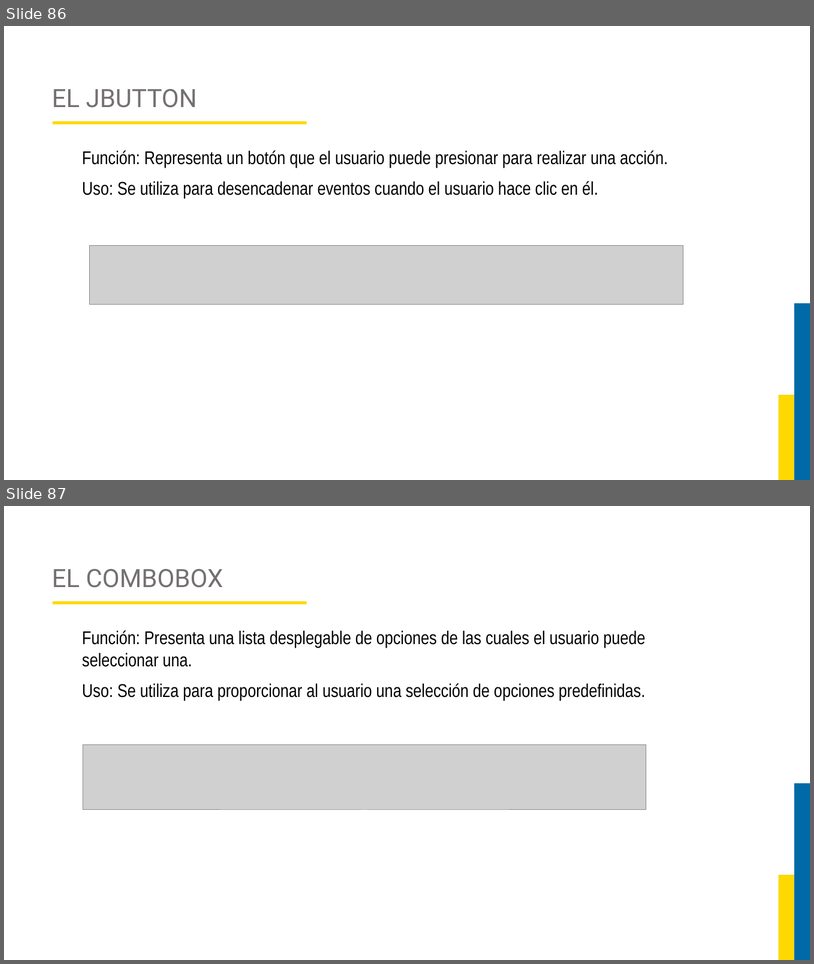
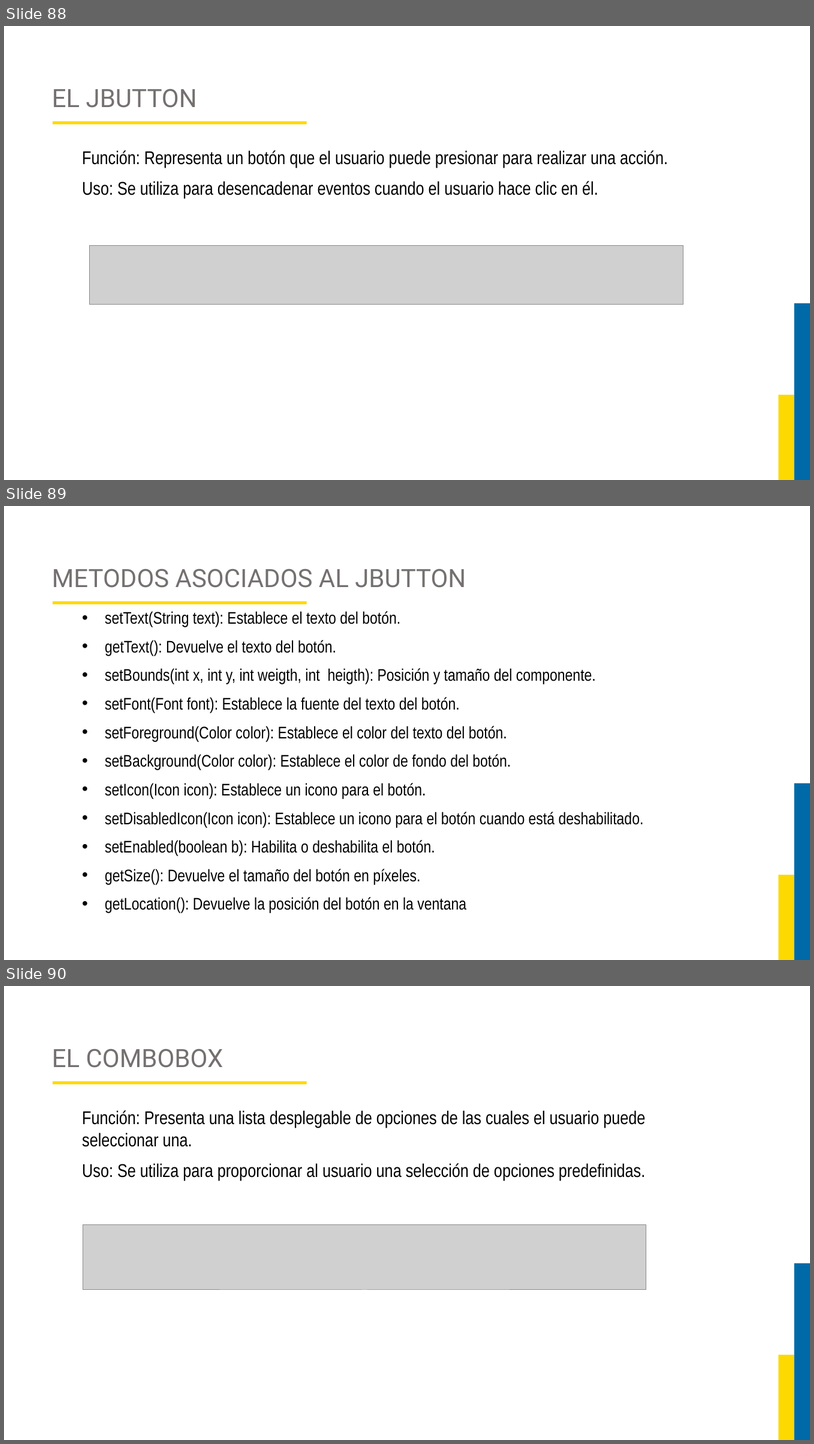
Before and after one commit to JorgeAlejandroAguirreGutierrez/proyecto-luis, a slide deck: Curso Programacion Orientada a Objetos/DIAPOSITIVAS POO.pptx. Shown one above the other, each under a label of ours: slides 86 and 87 before the commit, slides 88, 89 and 90 after it. The pictures are 814x964 and 814x1444 pixels, drawn with LibreOffice and Linux fonts; fonts in the diff are those of the drawing; grey boxes stand for pictures; background and template pictures are left out. Boxes give left, top, right and bottom in pixels: in the first picture for what was removed or moved away, otherwise in the second. Text is boxed around its words. In the diff, an @@ line names an element or a change of style, - is before the commit and + after.

```diff
--- a/Curso Programacion Orientada a Objetos/DIAPOSITIVAS POO.pptx
+++ b/Curso Programacion Orientada a Objetos/DIAPOSITIVAS POO.pptx
@@ slide 89 added at <box>4,506,810,960</box>, background #FFFFFF; not listed: 2 template elements that a slide beside it also shows @@
@@ title added at <box>52,569,466,588</box>, 30 pt, text #757070 @@
+METODOS ASOCIADOS AL JBUTTON
@@ rectangle added at <box>53,601,306,604</box>, fill #FDD901 @@
@@ text added at <box>105,611,644,913</box>, 20 pt, text #000000 @@
+• setText(String text): Establece el texto del botón.
+• getText(): Devuelve el texto del botón.
+• setBounds(int x, int y, int weigth, int heigth): Posición y tamaño del componente.
+• setFont(Font font): Establece la fuente del texto del botón.
+• setForeground(Color color): Establece el color del texto del botón.
+• setBackground(Color color): Establece el color de fondo del botón.
+• setIcon(Icon icon): Establece un icono para el botón.
+• setDisabledIcon(Icon icon): Establece un icono para el botón cuando está deshabilitado.
+• setEnabled(boolean b): Habilita o deshabilita el botón.
+• getSize(): Devuelve el tamaño del botón en píxeles.
+• getLocation(): Devuelve la posición del botón en la ventana
@@ what was slide 86 is now slide 88 @@
@@ what was slide 87 is now slide 90 @@
```
Also in this commit, not shown: 4 slides changed, 3 other slides added, 10 other files.
